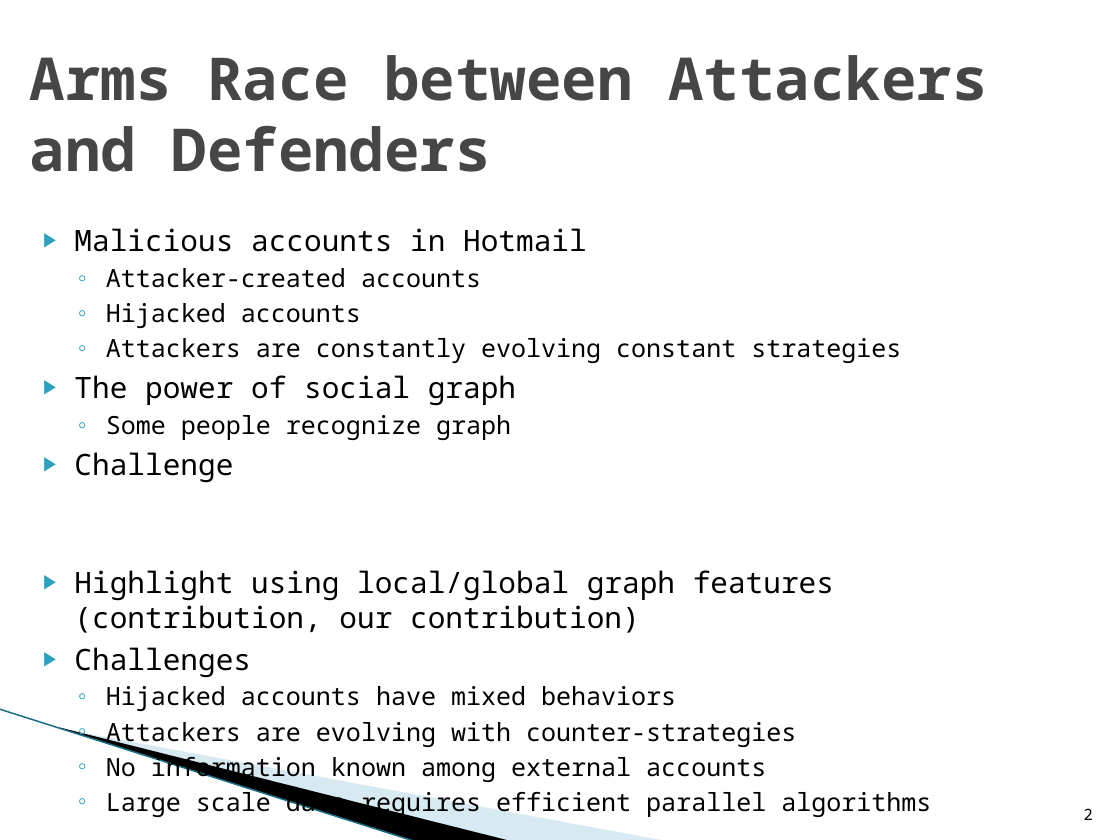
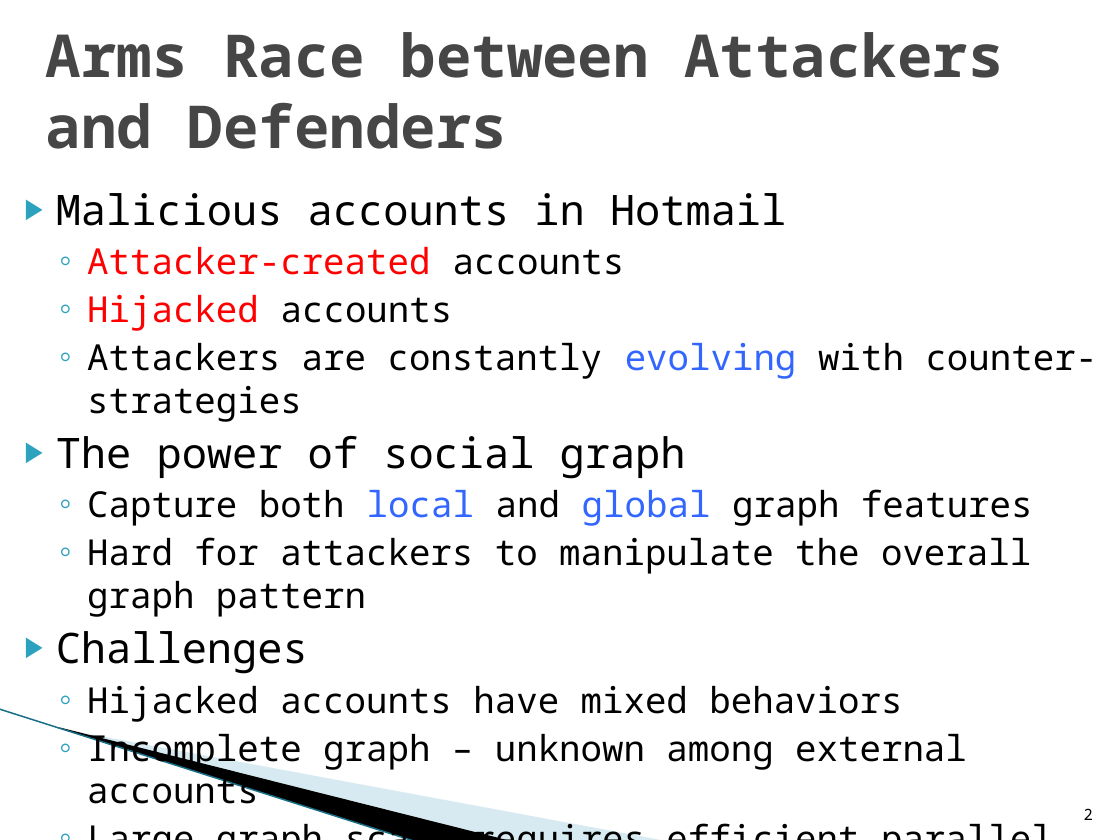
Before and after one commit to quietbamboo/homepage, a slide deck: slide 2 of slides/asiaccs_socialwatch.pptx. Drawn at 1120x840 pixels with LibreOffice and Linux fonts; fonts in the diff are those of the drawing; background and template pictures are left out. Boxes give left, top, right and bottom in pixels: in the first picture for what was removed or moved away, otherwise in the second. Text is boxed around its words. In the diff, an @@ line names an element or a change of style, - is before the commit and + after.

```diff
--- a/slides/asiaccs_socialwatch.pptx
+++ b/slides/asiaccs_socialwatch.pptx
@@ title "Arms Race between Attackers and ...": place and size @@
-title "Arms Race between Attackers and ..." at (30,55,987,172)
+title "Arms Race between Attackers and ..." at (46,32,1003,149)
@@ text "Malicious accounts in Hotmail": place and size @@
-text "Malicious accounts in Hotmail" at (74,228,931,817)
+text "Malicious accounts in Hotmail" at (56,193,1098,804)
@@ text at (56,193,902,722): size 18.9 to 27 pt in "Malicious accounts in Hotmail", "The power of social graph", "Challenges"; size 16.1 to 23 pt in "Attacker-created accounts", "Hijacked accounts", "Hijacked accounts have mixed behaviors"; text colour #000000 to #FF0000 in "Attacker-created", "Hijacked" @@
@@ text at (87,342,1098,422): text changed; size 16.1 to 23 pt @@
-  ◦ Attackers are constantly evolving constant strategies
+  ◦ Attackers are constantly evolving with counter-strategies
@@ text at (87,489,1033,617): text changed; size 18.9 to 23 pt @@
-  ◦ Some people recognize graph
-▶ Challenge
-▶ Highlight using local/global graph features (contribution, our contribution)
+  ◦ Capture both local and global graph features
+  ◦ Hard for attackers to manipulate the overall graph pattern
@@ text at (87,733,967,804): text changed; size 16.1 to 23 pt @@
-  ◦ Attackers are evolving with counter-strategies
-  ◦ No information known among external accounts
-  ◦ Large scale data requires efficient parallel algorithms
+  ◦ Incomplete graph – unknown among external accounts
+  ◦ Large graph scale requires efficient parallel algorithms
```
Also in this commit, not shown: 5 other slides changed, 1 other file.
